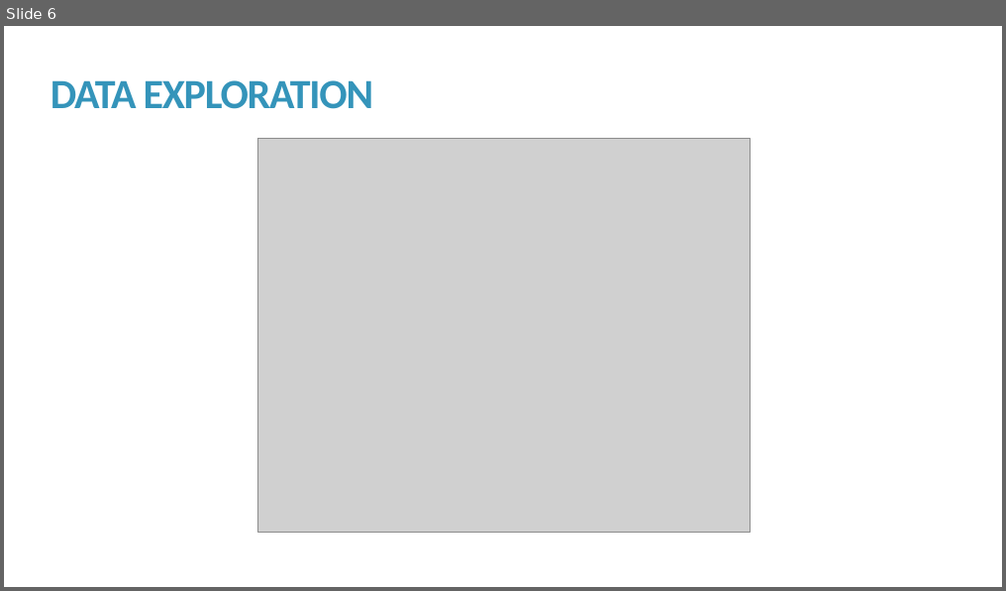
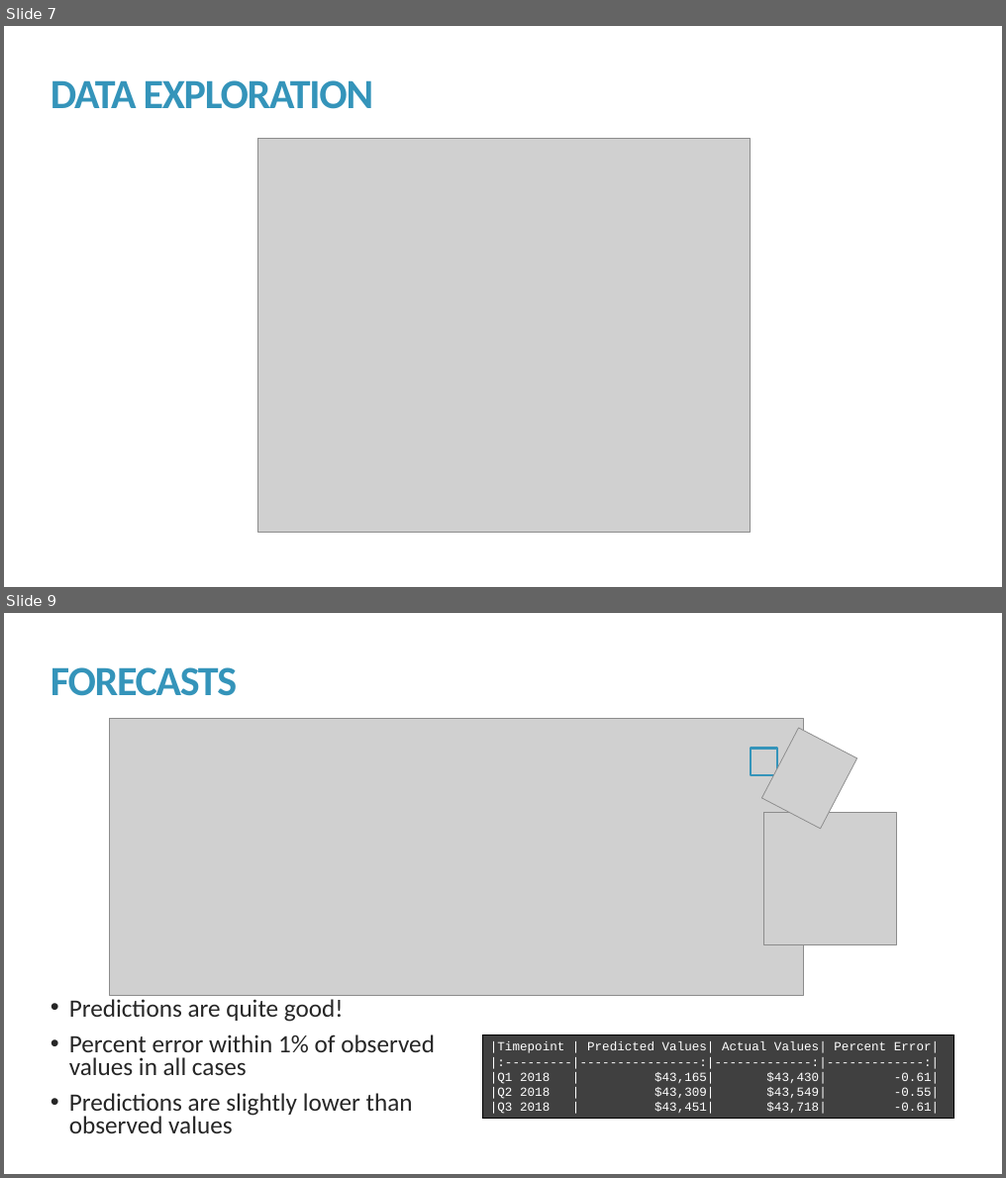
Before and after one commit to kmprioliPROF/MAT_8444_Final_Project, a slide deck: Prioli_Final_Proj.pptx. Shown one above the other, each under a label of ours: slide 6 before the commit, slides 7 and 9 after it; the slides between them are not shown. The pictures are 1006x591 and 1006x1178 pixels, drawn with LibreOffice and Linux fonts; fonts in the diff are those of the drawing; grey boxes stand for pictures. Boxes give left, top, right and bottom in pixels: in the first picture for what was removed or moved away, otherwise in the second. Text is boxed around its words. In the diff, an @@ line names an element or a change of style, - is before the commit and + after.

```diff
--- a/Prioli_Final_Proj.pptx
+++ b/Prioli_Final_Proj.pptx
@@ slide 9 added at (4, 613, 1002, 1174), background #FFFFFF @@
@@ title added at (51, 667, 237, 696), 40 pt, text #3494BA, bold @@
+FORECASTS
@@ group added at (110, 719, 896, 996): 3 pictures, 1 rectangle @@
@@ text added at (69, 999, 435, 1134), 24 pt, text #262626 @@
+• Predictions are quite good!
+• Percent error within 1% of observed values in all cases
+• Predictions are slightly lower than observed values
@@ rectangle added at (483, 1035, 954, 1118), fill #404040, outline #000000 0.75 pt, 12 pt, text #FFFFFF @@
+|Timepoint | Predicted Values| Actual Values| Percent Error|
+|:---------|----------------:|-------------:|-------------:|
+|Q1 2018 | $43,165| $43,430| -0.61|
+|Q2 2018 | $43,309| $43,549| -0.55|
+|Q3 2018 | $43,451| $43,718| -0.61|
@@ what was slide 6 is now slide 7 @@
```
Also in this commit, not shown: 4 slides changed, 4 other slides added, 2 slides removed, 1 other file.
